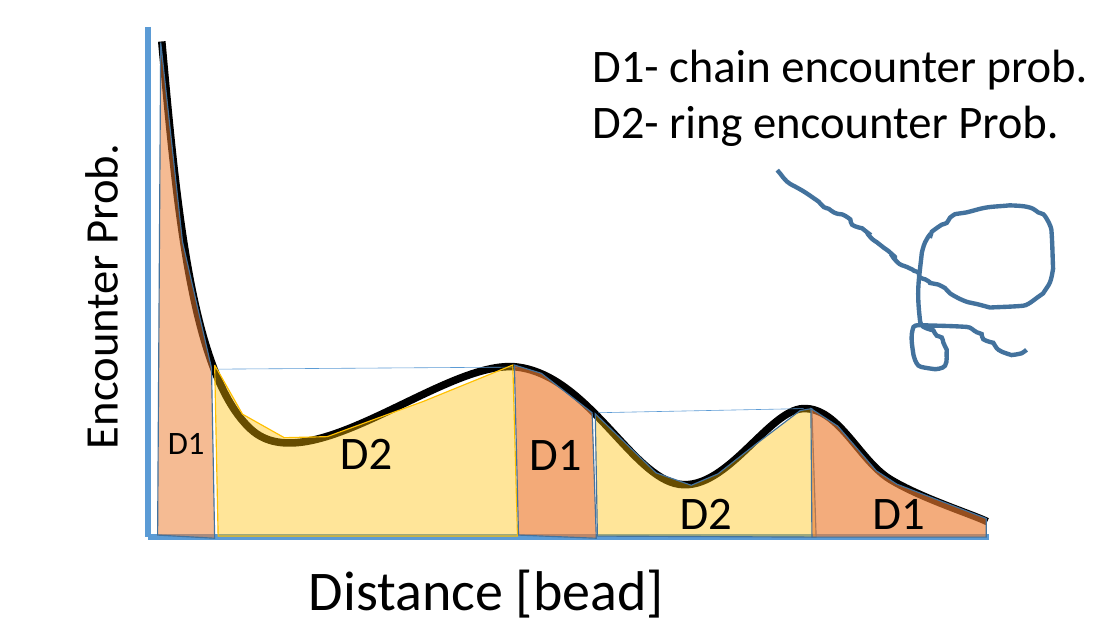
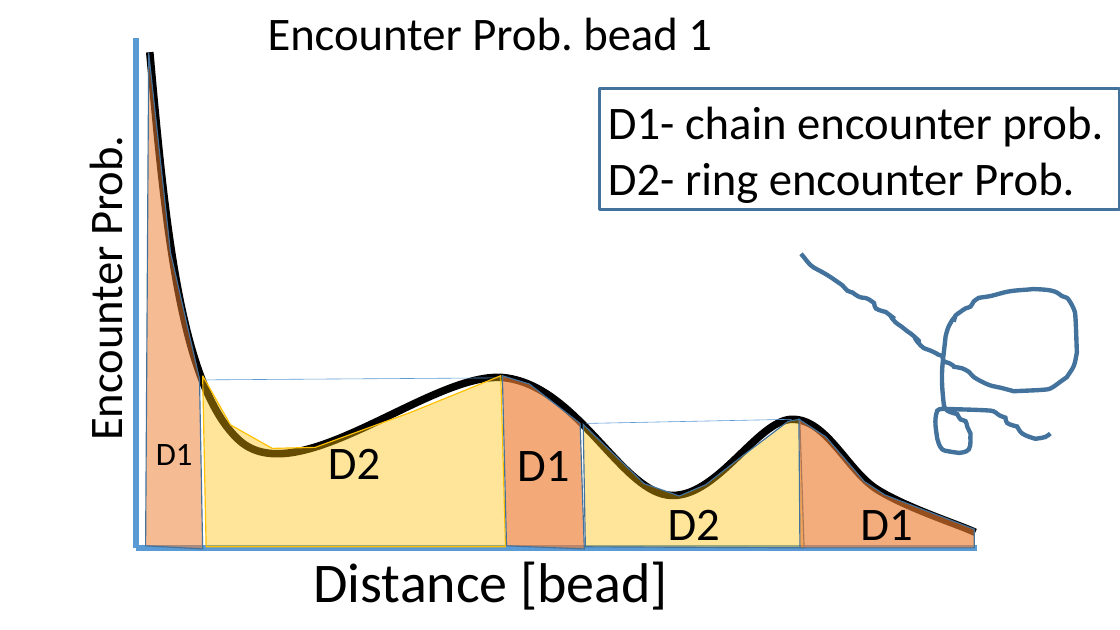
Before and after one commit to zhaENS/Project, a slide deck: slide 12 of Documents/(article) Random Loop Model to Explain the TAD in CC Experiments/polymerModelWithOneAndTwoFixedLoopsAndInternalConnections.pptx. Drawn at 1120x630 pixels with LibreOffice and Linux fonts; fonts in the diff are those of the drawing. Boxes give left, top, right and bottom in pixels: in the first picture for what was removed or moved away, otherwise in the second. Text is boxed around its words. In the diff, an @@ line names an element or a change of style, - is before the commit and + after.

Commit message:
added models to the ppt

```diff
--- a/Documents/(article) Random Loop Model to Explain the TAD in CC Experiments/polymerModelWithOneAndTwoFixedLoopsAndInternalConnections.pptx
+++ b/Documents/(article) Random Loop Model to Explain the TAD in CC Experiments/polymerModelWithOneAndTwoFixedLoopsAndInternalConnections.pptx
@@ text added at (268, 17, 712, 51), 40 pt, text #000000 @@
+Encounter Prob. bead 1
@@ text "Encounter Prob.": place and size @@
-text "Encounter Prob." at (73, 157, 130, 443)
+text "Encounter Prob." at (78, 146, 135, 435)
@@ rectangle "D1- chain encounter prob. D2- ...": place and size @@
-rectangle "D1- chain encounter prob. D2- ..." at (592, 49, 1088, 146)
+rectangle "D1- chain encounter prob. D2- ..." at (600, 88, 1120, 210)
@@ rectangle "D1- chain encounter prob. D2- ..." at (600, 88, 1120, 210): outline none to #43739E 2.5 pt @@
@@ freeform shape: place and size @@
-freeform shape at (777, 170, 1053, 369)
+freeform shape at (802, 254, 1077, 453)
@@ 3 freeform shapes, 3 lines: place and size @@
-3 freeform shapes, 3 lines at (149, 27, 990, 539)
+3 freeform shapes, 3 lines at (136, 38, 977, 549)
@@ 3 freeform shapes, 1 line: place and size @@
-3 freeform shapes, 1 line at (162, 41, 988, 539)
+3 freeform shapes, 1 line at (150, 52, 975, 549)
@@ text "Distance [bead]": place and size @@
-text "Distance [bead]" at (309, 569, 664, 618)
+text "Distance [bead]" at (313, 561, 668, 610)
```
